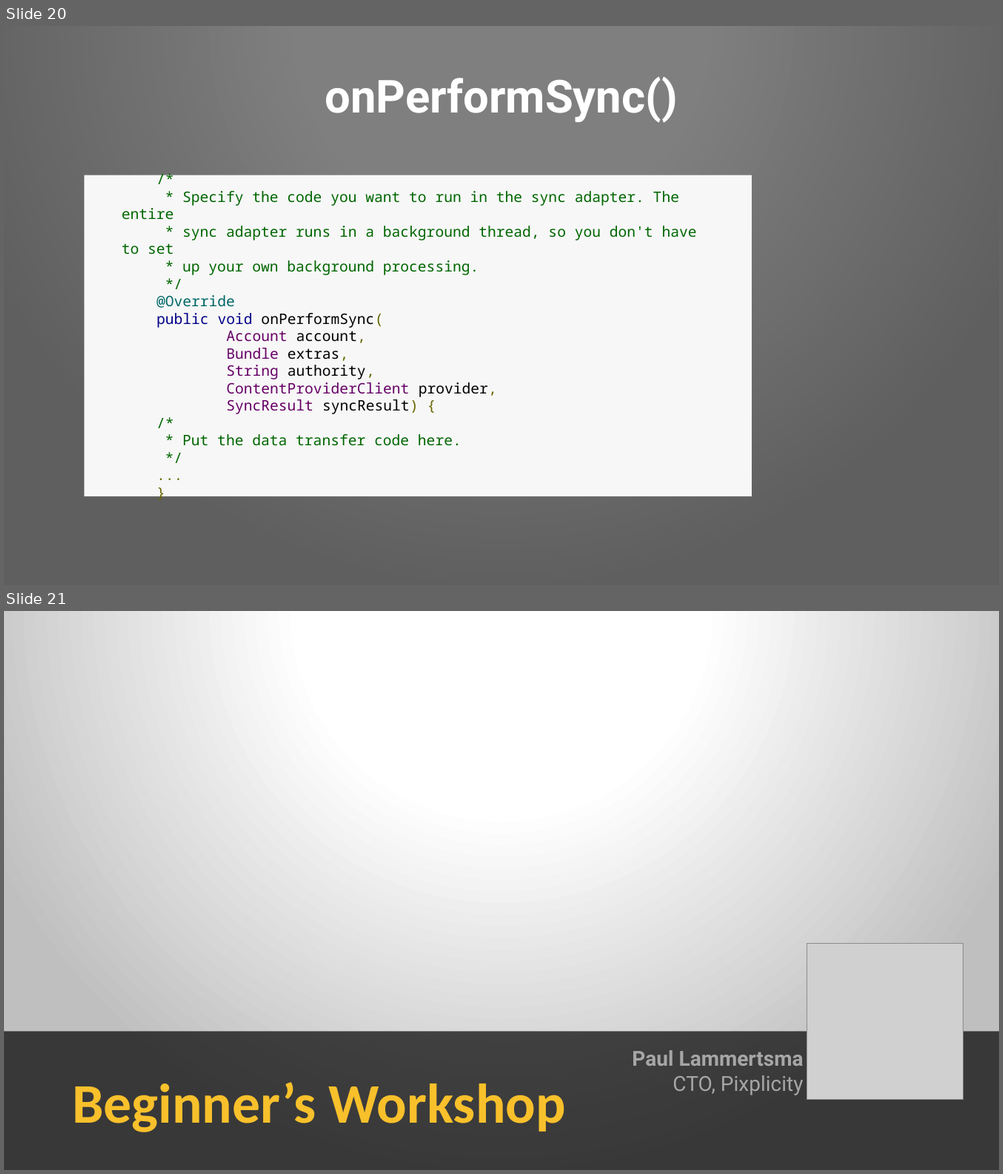
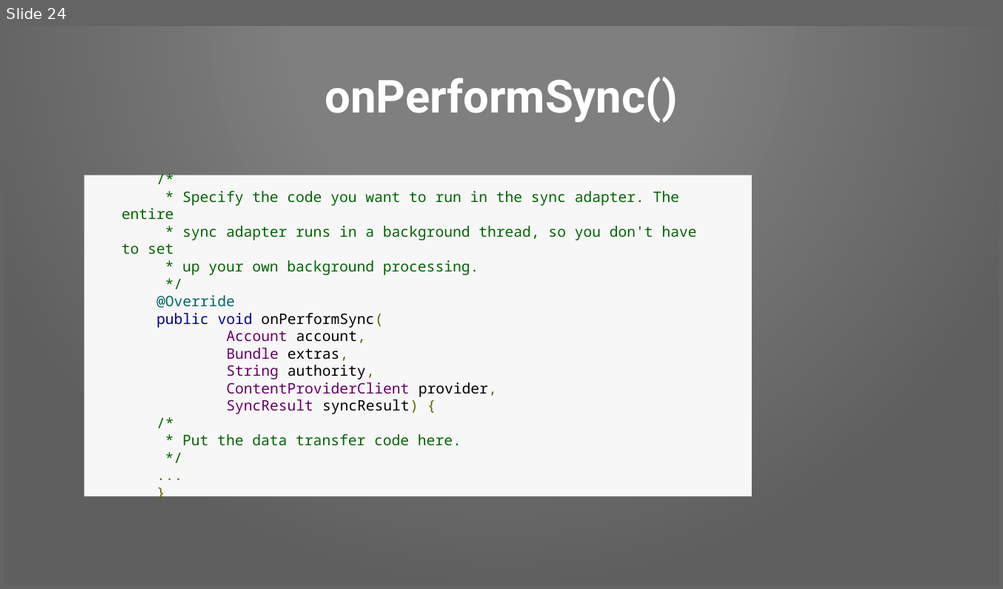
Before and after one commit to Pixplicity/sync-demo, a slide deck: I've been doing some syncing.pptx. Shown one above the other, each under a label of ours: slides 20 and 21 before the commit, slide 24 after it. The pictures are 1003x1174 and 1003x589 pixels, drawn with LibreOffice and Linux fonts; fonts in the diff are those of the drawing; grey boxes stand for pictures; background and template pictures are left out. Boxes give left, top, right and bottom in pixels: in the first picture for what was removed or moved away, otherwise in the second. Text is boxed around its words. In the diff, an @@ line names an element or a change of style, - is before the commit and + after.

```diff
--- a/I've been doing some syncing.pptx
+++ b/I've been doing some syncing.pptx
@@ slide 21 removed at bbox=[4, 611, 999, 1170], background picture (left out) @@
@@ picture removed at bbox=[807, 944, 963, 1099] @@
@@ rectangle removed at bbox=[4, 1032, 999, 1170] @@
@@ text removed at bbox=[632, 1051, 803, 1096] @@
-Paul Lammertsma
-CTO, Pixplicity
@@ title removed at bbox=[72, 1082, 565, 1133] @@
-Beginner’s Workshop
@@ what was slide 20 is now slide 24 @@
```
Also in this commit, not shown: 1 slide changed, 4 slides added.
